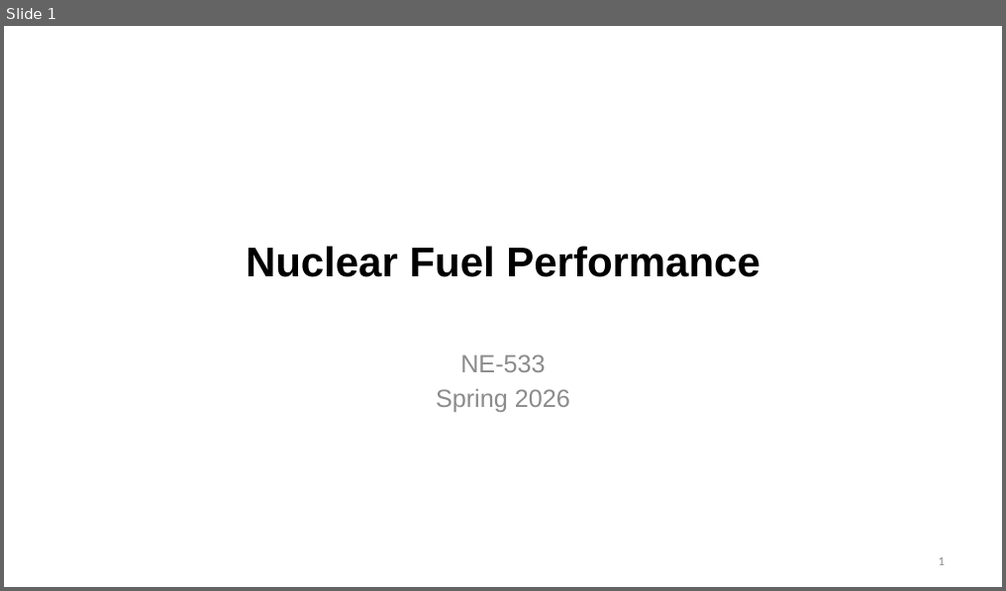
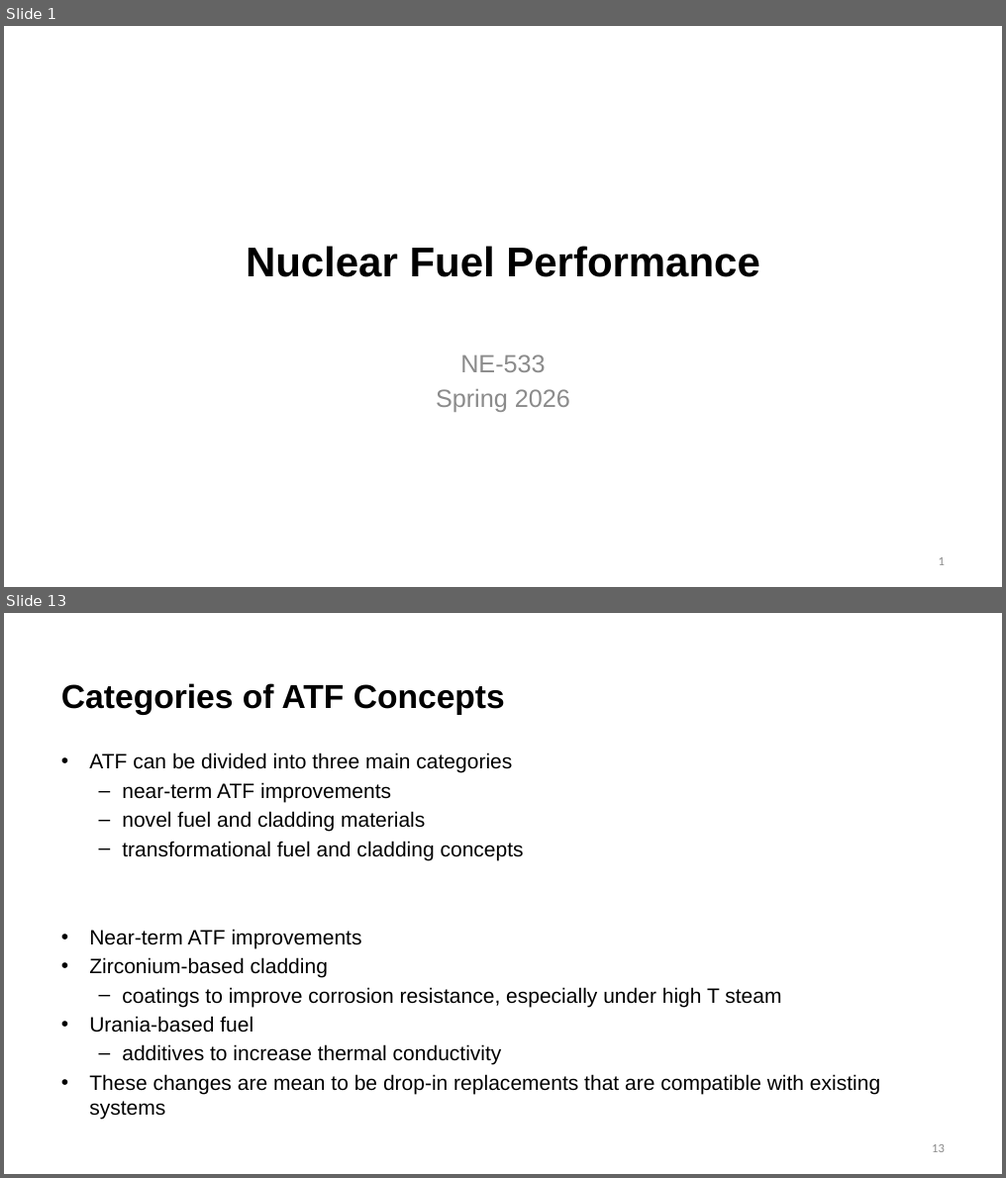
Before and after one commit to benbeeler/TEACHING, a slide deck: Nuclear_Fuel_Performance/NE533_Spring2026/Module4/Lec19_Accidents.pptx. Shown one above the other, each under a label of ours: slide 1 before the commit, slides 1 and 13 after it; the slides between them are not shown. The pictures are 1006x591 and 1006x1178 pixels, drawn with LibreOffice and Linux fonts; fonts in the diff are those of the drawing; background and template pictures are left out. Boxes give left, top, right and bottom in pixels: in the first picture for what was removed or moved away, otherwise in the second. Text is boxed around its words. In the diff, an @@ line names an element or a change of style, - is before the commit and + after.

```diff
--- a/Nuclear_Fuel_Performance/NE533_Spring2026/Module4/Lec19_Accidents.pptx
+++ b/Nuclear_Fuel_Performance/NE533_Spring2026/Module4/Lec19_Accidents.pptx
@@ slide 13 added at [4, 613, 1002, 1174], background #FFFFFF @@
@@ title added at [61, 683, 505, 715], 32 pt, text #000000, bold @@
+Categories of ATF Concepts
@@ text added at [89, 753, 524, 861], 20 pt, text #000000 @@
+• ATF can be divided into three main categories
+  – near-term ATF improvements
+  – novel fuel and cladding materials
+  – transformational fuel and cladding concepts
@@ text added at [89, 929, 880, 1120], 20 pt, text #000000 @@
+• Near-term ATF improvements
+• Zirconium-based cladding
+  – coatings to improve corrosion resistance, especially under high T steam
+• Urania-based fuel
+  – additives to increase thermal conductivity
+• These changes are mean to be drop-in replacements that are compatible with existing systems
@@ page number added at [932, 1145, 944, 1153], 12 pt, text #8C8C8C @@
+13
```
Also in this commit, not shown: 13 other slides added, 27 slides removed, 17 other files.
